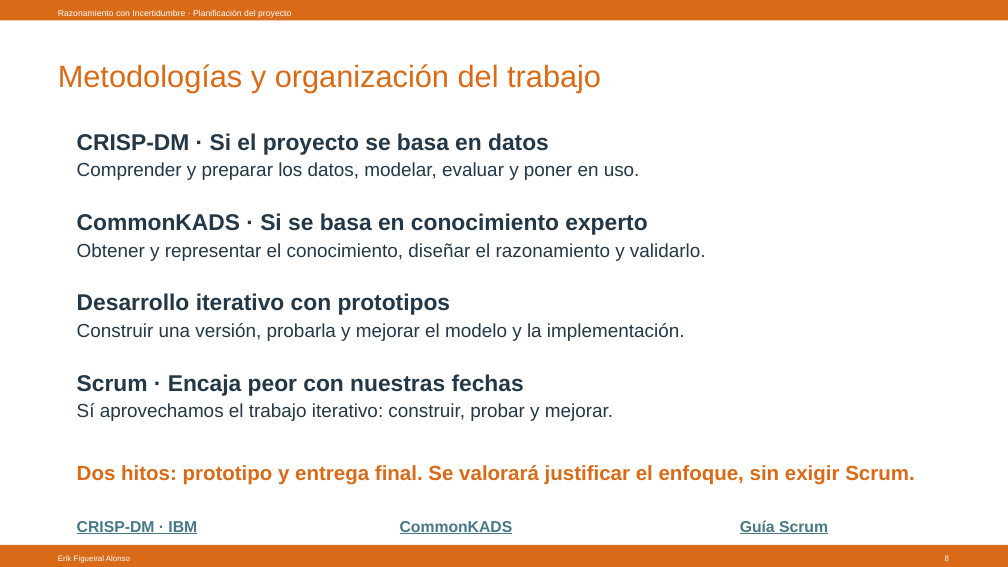
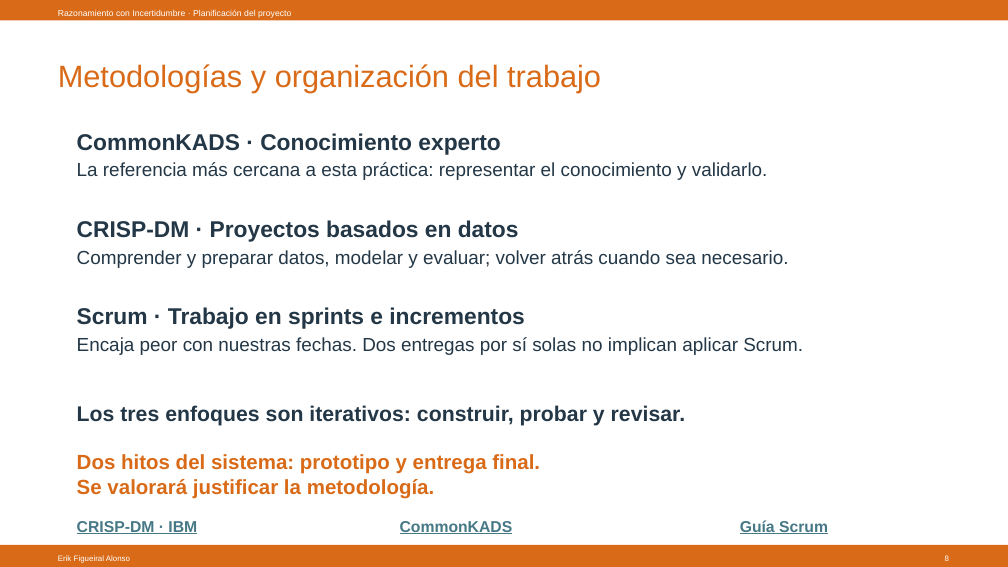
Before and after one commit to Figueiral-Alonso/Docencia, a slide deck: slide 8 of 26/Razonamiento con Incertidumbre/Planificación/RAIN_Planificacion.pptx. Drawn at 1008x567 pixels with LibreOffice and Linux fonts; fonts in the diff are those of the drawing. Boxes give left, top, right and bottom in pixels: in the first picture for what was removed or moved away, otherwise in the second. Text is boxed around its words. In the diff, an @@ line names an element or a change of style, - is before the commit and + after.

```diff
--- a/26/Razonamiento con Incertidumbre/Planificación/RAIN_Planificacion.pptx
+++ b/26/Razonamiento con Incertidumbre/Planificación/RAIN_Planificacion.pptx
@@ text at (x1=77, y1=133, x2=500, y2=155): text changed @@
-CommonKADS · Si se basa en conocimiento experto
+CommonKADS · Conocimiento experto
@@ text at (x1=77, y1=162, x2=768, y2=180): text changed @@
-Obtener y representar el conocimiento, diseñar el razonamiento y validarlo.
+La referencia más cercana a esta práctica: representar el conocimiento y validarlo.
@@ text at (x1=77, y1=220, x2=519, y2=242): text changed @@
-CRISP-DM · Si el proyecto se basa en datos
+CRISP-DM · Proyectos basados en datos
@@ text at (x1=77, y1=250, x2=788, y2=268): text changed @@
-Comprender y preparar los datos, modelar, evaluar y poner en uso.
+Comprender y preparar datos, modelar y evaluar; volver atrás cuando sea necesario.
@@ text removed at (x1=77, y1=293, x2=451, y2=315) @@
-Desarrollo iterativo con prototipos
@@ text removed at (x1=77, y1=323, x2=685, y2=341) @@
-Construir una versión, probarla y mejorar el modelo y la implementación.
@@ text added at (x1=77, y1=307, x2=524, y2=329), 21.8 pt, text #233746, bold @@
+Scrum · Trabajo en sprints e incrementos
@@ text at (x1=77, y1=337, x2=803, y2=355): text changed; size 21.8 to 18 pt; bold off @@
-Scrum · Encaja peor con nuestras fechas
+Encaja peor con nuestras fechas. Dos entregas por sí solas no implican aplicar Scrum.
@@ text at (x1=77, y1=405, x2=686, y2=426): text changed; size 18 to 20.2 pt; bold on @@
-Sí aprovechamos el trabajo iterativo: construir, probar y mejorar.
+Los tres enfoques son iterativos: construir, probar y revisar.
@@ text at (x1=77, y1=454, x2=540, y2=499): text changed @@
-Dos hitos: prototipo y entrega final. Se valorará justificar el enfoque, sin exigir Scrum.
+Dos hitos del sistema: prototipo y entrega final.
+Se valorará justificar la metodología.
```
Also in this commit, not shown: 4 other slides changed, 1 other file.
